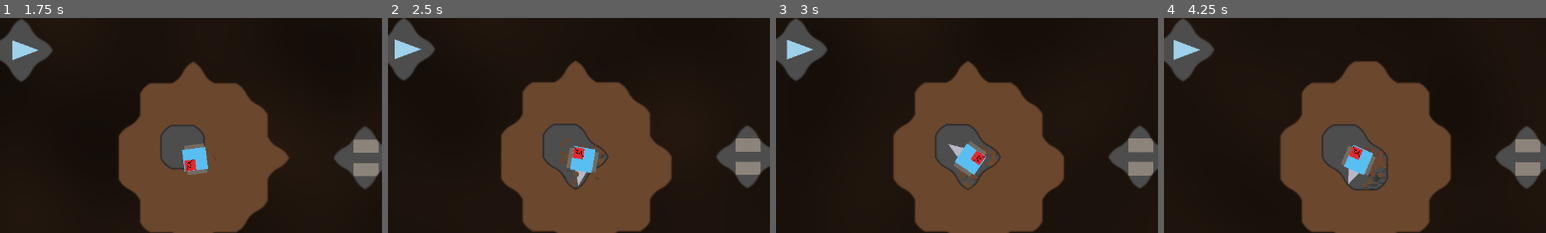
Above: before the commit, frames 1-4 (left to right).
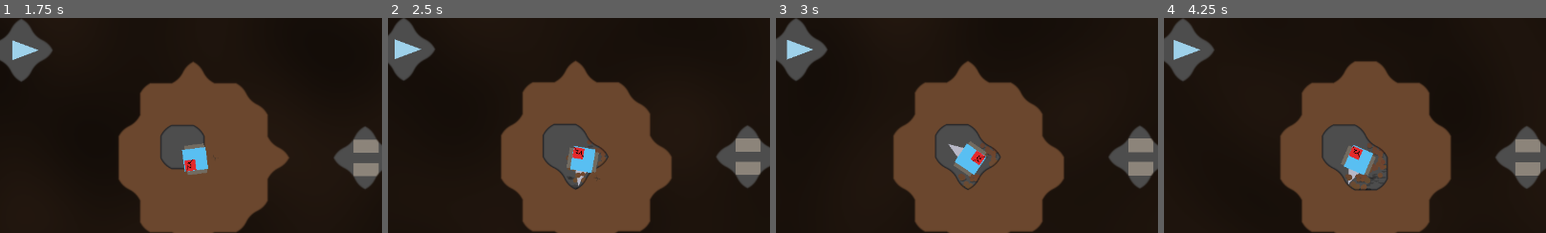
Above: after the commit, the same moments.

Repository: caboyd/blast_game
Game: Godot game, scene res://scenes/prep/Prep.tscn
The game is run twice, just before and just after one commit, with the same random seed, the same clock (stepped at 60 frames per second) and the same inputs.
Inputs (mouse positions are % of the whole screen's width and height, from its top left):
- Up to frame 1 (1.75 s): click "Start Mission" at 0.5 s; tap Enter at 1.25 s; move the mouse to (72, 45) at 1.27 s; click (72, 45) at 1.42 s
- Up to frame 2 (2.5 s): move the mouse to (30, 55) at 2.02 s; click (30, 55) at 2.17 s
- Up to frame 3 (3 s): tap Space at 2.75 s; move the mouse to (60, 28) at 2.77 s; click (60, 28) at 2.92 s
- Up to frame 4 (4.25 s): move the mouse to (45, 70) at 3.52 s; click (45, 70) at 3.67 s
The pictures show only the part of the screen within x 24-74%, y 17-67%; the shares and areas given below are measured in that part.

Frame 1 is identical in both runs. In frame 2, 0.3% of the frame differs, in the area x 44-57%, y 56-79%; in frame 3, 0.1%; in frame 4, 0.4%, in the area x 47-58%, y 58-80%.

Commit message:
Add block pop audio assets and update AudioManager
- Introduced new audio files: block_pop.wav and block_pop.aup3 for enhanced mining sound effects.
- Updated AudioManager to include the new block pop audio stream and adjusted related parameters for improved audio management.
- Refactored MiningWorld and ShipBase scripts to utilize the new audio assets, enhancing the overall audio experience during mining actions.

Diff:
--- a/scenes/world/MiningWorld.tscn
+++ b/scenes/world/MiningWorld.tscn
@@ -15,10 +15,10 @@
 particles_per_broken_cell = 12
 old_particle_fade_window = 512
 repel_radius_px = 8.0
-repel_strength = 45.0
-spring_strength = 10.0
+repel_strength = 35.0
+spring_strength = 16.0
 spawn_z_velocity_min = 30.0
-spawn_z_velocity_max = 90.0
+spawn_z_velocity_max = 60.0
 z_scale = 0.01
 repel_z_kick_max = 0.793
 repel_z_falloff_threshold = 0.0
--- a/scripts/ships/ShipBase.gd
+++ b/scripts/ships/ShipBase.gd
@@ -375,6 +375,12 @@
 	return _drill_center_world()
 
 
+func get_hull_center_world() -> Vector2:
+	if _hull_shape:
+		return _hull_shape.global_position
+	return global_position
+
+
 func _circle_overlaps_cell_rect(center: Vector2, radius: float, cell_x: int, cell_y: int) -> bool:
 	var cs: float = MiningWorld.CELL_SIZE_PX
 	var L: float = float(cell_x) * cs
--- a/scripts/systems/AudioManager.gd
+++ b/scripts/systems/AudioManager.gd
@@ -3,23 +3,31 @@
 ## Centralizes SFX; future UI calls `set_overall_volume` / `set_sfx_volume`.
 
 const STREAM_DRILL: AudioStream = preload("res://audio/drill.wav")
-const STREAM_DIRTMINE: AudioStream = preload("res://audio/dirtmine.wav")
+const STREAM_DRILL_BLOCK: AudioStream = preload("res://audio/dirtmine.wav")
+const STREAM_BLOCK_POP: AudioStream = preload("res://audio/block_pop.wav")
 const STREAM_DIRTFALL: AudioStream = preload("res://audio/dirtfall.wav")
 
-const _DRILL_PEAK_DB := -10.0
-const _DIRTMINE_PEAK_DB := -16.0
-const _DIRTFALL_PEAK_DB := -12.0
-
-const _DRILL_LINEAR_IDLE_MULT := 0.35 ## volume multiplier when idle
-const _DRILL_VOLUME_SLEW := 24.0 ## units per second toward target linear
-
-const _PITCH_LOW := 0.8
-const _PITCH_HIGH := 1.2
-
-const _DIRTMINE_CAP := 3
-const _DIRTMINE_COOLDOWN_S := 0.04
-const _DIRTFALL_CAP := 5
-const _DIRTFALL_COOLDOWN_S := 0.03
+const _DRILL_PEAK_DB := -8.0
+const _DRILL_BLOCK_PEAK_DB := -16.0
+const _BLOCK_POP_PEAK_DB := -36.0
+const _DIRTFALL_LAYER_PEAK_DB := -2.0 ## layered with block_pop; tune for balance
+
+const _DRILL_LINEAR_IDLE_MULT := 0.3 ## volume multiplier when idle
+## First-order smoothing time constant (seconds): larger = **slower** transition toward target.
+const _DRILL_VOLUME_ATTACK_TAU_S := 0.1
+const _DRILL_VOLUME_RELEASE_TAU_S := 1
+
+const _DRILL_BLOCK_LINEAR_IDLE_MULT := 0.0 ## dirt mine loop voices: silent when not biting terrain
+const _DRILL_BLOCK_ATTACK_TAU_S := 0.1
+const _DRILL_BLOCK_RELEASE_TAU_S := 0.8
+
+const _PITCH_LOW := 1.0
+const _PITCH_HIGH := 1.3
+
+const _DRILL_BLOCK_CAP := 4
+const _DRILL_BLOCK_COOLDOWN_S := 0.04
+const _BLOCK_POP_CAP := 8
+const _BLOCK_POP_COOLDOWN_S := 0.03
 
 var overall_volume := 1.0
 var sfx_volume := 1.0
@@ -34,10 +42,14 @@
 
 var _dirtmine_players: Array[AudioStreamPlayer2D] = []
 var _dirtmine_start_unix: PackedFloat64Array = PackedFloat64Array()
+var _dirtmine_peak_linear: PackedFloat64Array = PackedFloat64Array()
+var _dirtmine_linear_smooth: PackedFloat64Array = PackedFloat64Array()
 var _dirtmine_next_allowed := 0.0
 
 var _dirtfall_players: Array[AudioStreamPlayer2D] = []
 var _dirtfall_start_unix: PackedFloat64Array = PackedFloat64Array()
+var _dirtfall_layer_players: Array[AudioStreamPlayer2D] = []
+var _dirtfall_layer_start_unix: PackedFloat64Array = PackedFloat64Array()
 var _dirtfall_next_allowed := 0.0
 
 ## When set, all 2D players live under this node (game SubViewport). Prevents root-viewport / letterbox mismatch.
@@ -57,8 +69,11 @@
 	_drill_player.bus = &"Master"
 	if not _drill_player.playing:
 		_drill_player.play()
-	_prep_pool(_dirtmine_players, _dirtmine_start_unix, STREAM_DIRTMINE, _DIRTMINE_CAP)
-	_prep_pool(_dirtfall_players, _dirtfall_start_unix, STREAM_DIRTFALL, _DIRTFALL_CAP)
+	_prep_pool(_dirtmine_players, _dirtmine_start_unix, STREAM_DRILL_BLOCK, _DRILL_BLOCK_CAP)
+	_dirtmine_peak_linear.resize(_DRILL_BLOCK_CAP)
+	_dirtmine_linear_smooth.resize(_DRILL_BLOCK_CAP)
+	_prep_pool(_dirtfall_players, _dirtfall_start_unix, STREAM_BLOCK_POP, _BLOCK_POP_CAP)
+	_prep_pool(_dirtfall_layer_players, _dirtfall_layer_start_unix, STREAM_DIRTFALL, _BLOCK_POP_CAP)
 
 
 func _prep_pool(
@@ -116,10 +131,18 @@
 	_drill_linear_smooth = 0.0
 	if _drill_player != null and is_instance_valid(_drill_player):
 		_drill_player.volume_db = -80.0
-	for pl: AudioStreamPlayer2D in _dirtmine_players:
+	for i in _dirtmine_players.size():
+		var pl: AudioStreamPlayer2D = _dirtmine_players[i]
 		if pl != null and is_instance_valid(pl):
 			pl.stop()
+			if i < _dirtmine_peak_linear.size():
+				_dirtmine_peak_linear[i] = 0.0
+			if i < _dirtmine_linear_smooth.size():
+				_dirtmine_linear_smooth[i] = 0.0
 	for pl: AudioStreamPlayer2D in _dirtfall_players:
+		if pl != null and is_instance_valid(pl):
+			pl.stop()
+	for pl: AudioStreamPlayer2D in _dirtfall_layer_players:
 		if pl != null and is_instance_valid(pl):
 			pl.stop()
 
@@ -136,6 +159,9 @@
 	for pl: AudioStreamPlayer2D in _dirtfall_players:
 		if pl != null and is_instance_valid(pl) and pl.get_parent() != new_parent:
 			pl.reparent(new_parent)
+	for pl: AudioStreamPlayer2D in _dirtfall_layer_players:
+		if pl != null and is_instance_valid(pl) and pl.get_parent() != new_parent:
+			pl.reparent(new_parent)
 
 
 func set_drilling(active: bool, world_pos: Vector2, biting_terrain: bool = false) -> void:
@@ -148,20 +174,32 @@
 	var now := _unix_time_s()
 	if now < _dirtmine_next_allowed:
 		return
-	if _play_pooled(
-		STREAM_DIRTMINE, world_pos, _DIRTMINE_PEAK_DB, _dirtmine_players, _dirtmine_start_unix
-	):
-		_dirtmine_next_allowed = now + _DIRTMINE_COOLDOWN_S
+	var ix := _play_pooled(
+		STREAM_DRILL_BLOCK, world_pos, _DRILL_BLOCK_PEAK_DB, _dirtmine_players, _dirtmine_start_unix
+	)
+	if ix >= 0:
+		_dirtmine_next_allowed = now + _DRILL_BLOCK_COOLDOWN_S
+		var pl: AudioStreamPlayer2D = _dirtmine_players[ix]
+		var lin: float = db_to_linear(pl.volume_db)
+		_dirtmine_peak_linear[ix] = lin
+		_dirtmine_linear_smooth[ix] = lin
 
 
 func play_dirt_fall(world_pos: Vector2) -> void:
 	var now := _unix_time_s()
 	if now < _dirtfall_next_allowed:
 		return
+	var any := false
 	if _play_pooled(
-		STREAM_DIRTFALL, world_pos, _DIRTFALL_PEAK_DB, _dirtfall_players, _dirtfall_start_unix
-	):
-		_dirtfall_next_allowed = now + _DIRTFALL_COOLDOWN_S
+		STREAM_BLOCK_POP, world_pos, _BLOCK_POP_PEAK_DB, _dirtfall_players, _dirtfall_start_unix
+	) >= 0:
+		any = true
+	if _play_pooled(
+		STREAM_DIRTFALL, world_pos, _DIRTFALL_LAYER_PEAK_DB, _dirtfall_layer_players, _dirtfall_layer_start_unix
+	) >= 0:
+		any = true
+	if any:
+		_dirtfall_next_allowed = now + _BLOCK_POP_COOLDOWN_S
 
 
 func _play_pooled(
@@ -170,13 +208,13 @@
 	peak_db: float,
 	players: Array[AudioStreamPlayer2D],
 	times_arr: PackedFloat64Array,
-) -> bool:
+) -> int:
 	var now := _unix_time_s()
 	var mute_db := linear_to_db(0.0001)
 
 	var ix := _allocate_pool_voice(players, times_arr, now, mute_db)
 	if ix < 0:
-		return false
+		return -1
 	var pl: AudioStreamPlayer2D = players[ix]
 	pl.stop()
 	pl.stream = stream_res
@@ -187,7 +225,7 @@
 	pl.volume_db = linear_to_db(maxf(lin, 1e-5))
 	pl.play()
 	times_arr[ix] = now
-	return true
+	return ix
 
 
 ## Returns idle index or index of reused voice; minus one if aborted.
@@ -239,15 +277,48 @@
 	return db_to_linear(_DRILL_PEAK_DB) * bite_mult * _combined_linear_amp()
 
 
+func _smoothing_alpha(delta: float, tau_s: float) -> float:
+	var tau := maxf(tau_s, 1e-9)
+	return 1.0 - exp(-delta / tau)
+
+
 func _process(delta: float) -> void:
-	if _drill_player == null:
-		return
-	var tgt := 0.0 if not _drill_engaged else _drill_target_peak_linear()
-	var a: float = 1.0 - exp(-_DRILL_VOLUME_SLEW * delta)
-	_drill_linear_smooth = lerpf(_drill_linear_smooth, tgt, a)
-
-	_drill_player.global_position = _drill_world_pos
-	if _drill_linear_smooth <= 1e-6:
-		_drill_player.volume_db = -80.0
-	else:
-		_drill_player.volume_db = linear_to_db(maxf(_drill_linear_smooth, 1e-8))
+	if _drill_player != null:
+		var tgt_d := 0.0 if not _drill_engaged else _drill_target_peak_linear()
+		var tau_drill: float = (
+			_DRILL_VOLUME_ATTACK_TAU_S
+			if tgt_d > _drill_linear_smooth
+			else _DRILL_VOLUME_RELEASE_TAU_S
+		)
+		var a_drill: float = _smoothing_alpha(delta, tau_drill)
+		_drill_linear_smooth = lerpf(_drill_linear_smooth, tgt_d, a_drill)
+		_drill_player.global_position = _drill_world_pos
+		if _drill_linear_smooth <= 1e-6:
+			_drill_player.volume_db = -80.0
+		else:
+			_drill_player.volume_db = linear_to_db(maxf(_drill_linear_smooth, 1e-8))
+
+	var block_bite_mult := 1.0 if (_drill_engaged and _drill_biting) else _DRILL_BLOCK_LINEAR_IDLE_MULT
+	for i in _dirtmine_players.size():
+		var pl_b: AudioStreamPlayer2D = _dirtmine_players[i]
+		if pl_b == null or not is_instance_valid(pl_b):
+			continue
+		if not pl_b.playing:
+			_dirtmine_linear_smooth[i] = 0.0
+			_dirtmine_peak_linear[i] = 0.0
+			continue
+		var tgt_b := _dirtmine_peak_linear[i] * block_bite_mult
+		var tau_b: float = (
+			_DRILL_BLOCK_ATTACK_TAU_S
+			if tgt_b > _dirtmine_linear_smooth[i]
+			else _DRILL_BLOCK_RELEASE_TAU_S
+		)
+		var a_b: float = _smoothing_alpha(delta, tau_b)
+		_dirtmine_linear_smooth[i] = lerpf(_dirtmine_linear_smooth[i], tgt_b, a_b)
+		if _dirtmine_linear_smooth[i] <= 1e-6:
+			pl_b.stop()
+			pl_b.volume_db = -80.0
+			_dirtmine_linear_smooth[i] = 0.0
+			_dirtmine_peak_linear[i] = 0.0
+		else:
+			pl_b.volume_db = linear_to_db(maxf(_dirtmine_linear_smooth[i], 1e-8))
--- a/scripts/world/MiningDebrisField.gd
+++ b/scripts/world/MiningDebrisField.gd
@@ -133,9 +133,7 @@
 func _repeller_world_pos(ship: ShipBase) -> Vector2:
 	if ship == null:
 		return _cam_rect.get_center()
-	if ship.has_method(&"get_drill_center_world"):
-		return ship.call(&"get_drill_center_world") as Vector2
-	return ship.global_position
+	return ship.get_hull_center_world()
 
 
 func _repeller_ship_forward(ship: ShipBase) -> Vector2:
Not shown, added: audio/block_pop.wav.import
Not shown, added: audio/block_pop.aup3
Not shown, added: audio/block_pop.wav
